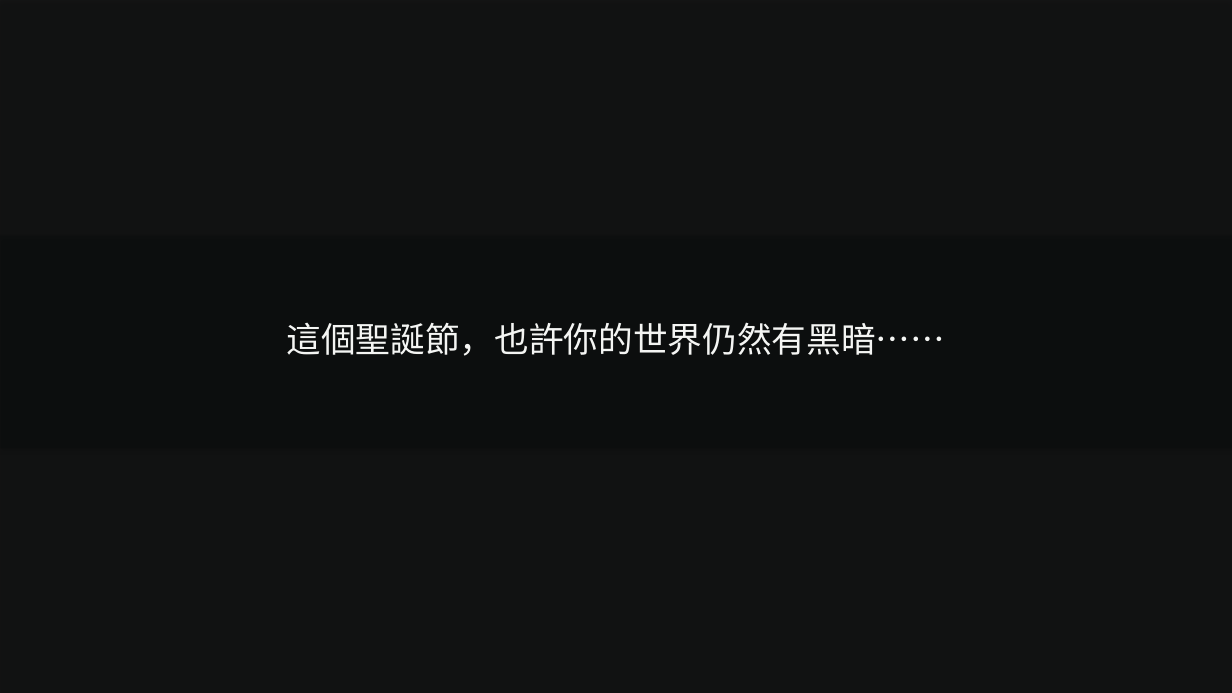
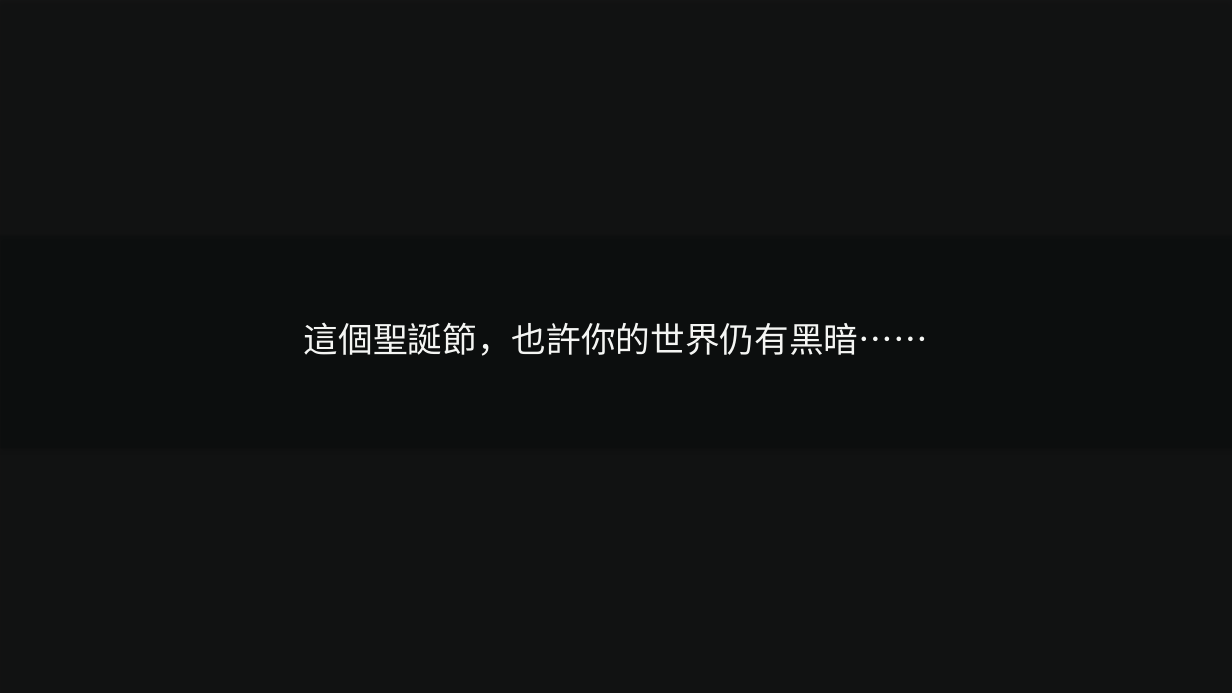
Before and after one commit to fongway94/AloneInChristmas, a slide deck: slide 45 of deliverables/stage-cues.pptx (slide 29 before the commit). Drawn at 1232x693 pixels with LibreOffice and Linux fonts; fonts in the diff are those of the drawing; background and template pictures are left out; a plain dark background stands for a picture behind light text. Boxes give left, top, right and bottom in pixels: in the first picture for what was removed or moved away, otherwise in the second. Text is boxed around its words. In the diff, an @@ line names an element or a change of style, - is before the commit and + after.

```diff
--- a/deliverables/stage-cues.pptx
+++ b/deliverables/stage-cues.pptx
@@ text at (304, 323, 928, 356): text changed @@
-這個聖誕節，也許你的世界仍然有黑暗……
+這個聖誕節，也許你的世界仍有黑暗……
```
Also in this commit, not shown: 6 other slides changed, 18 slides added, 3 slides removed, 28 other files.
